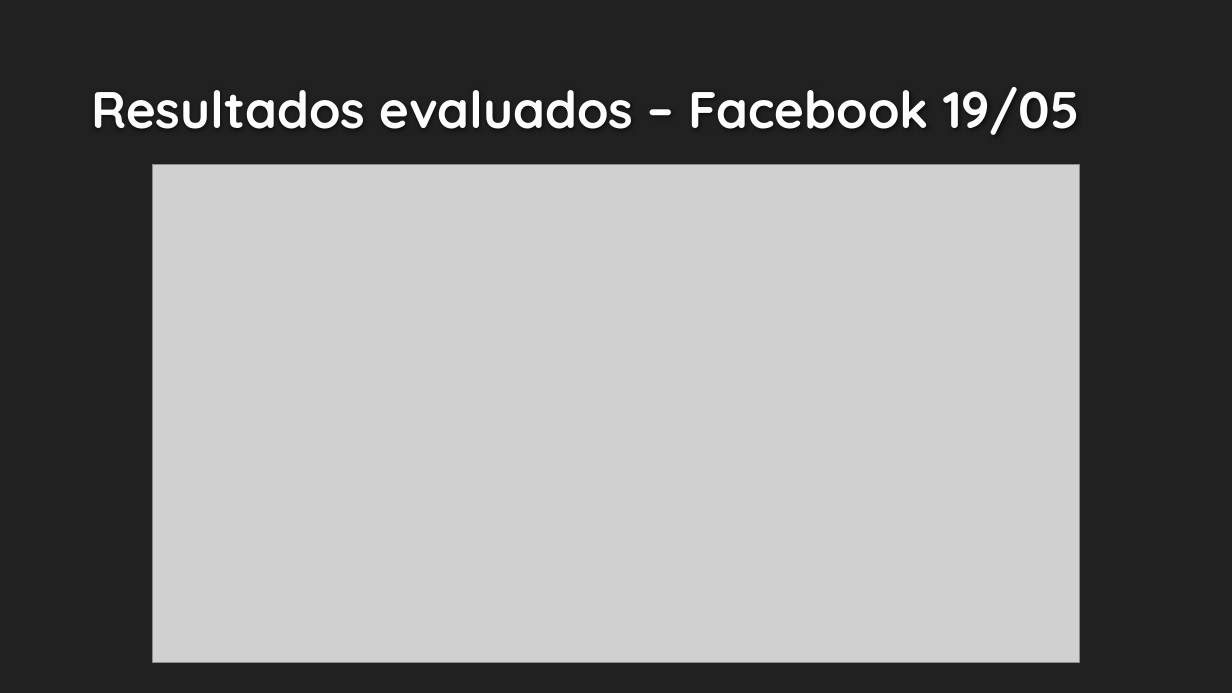
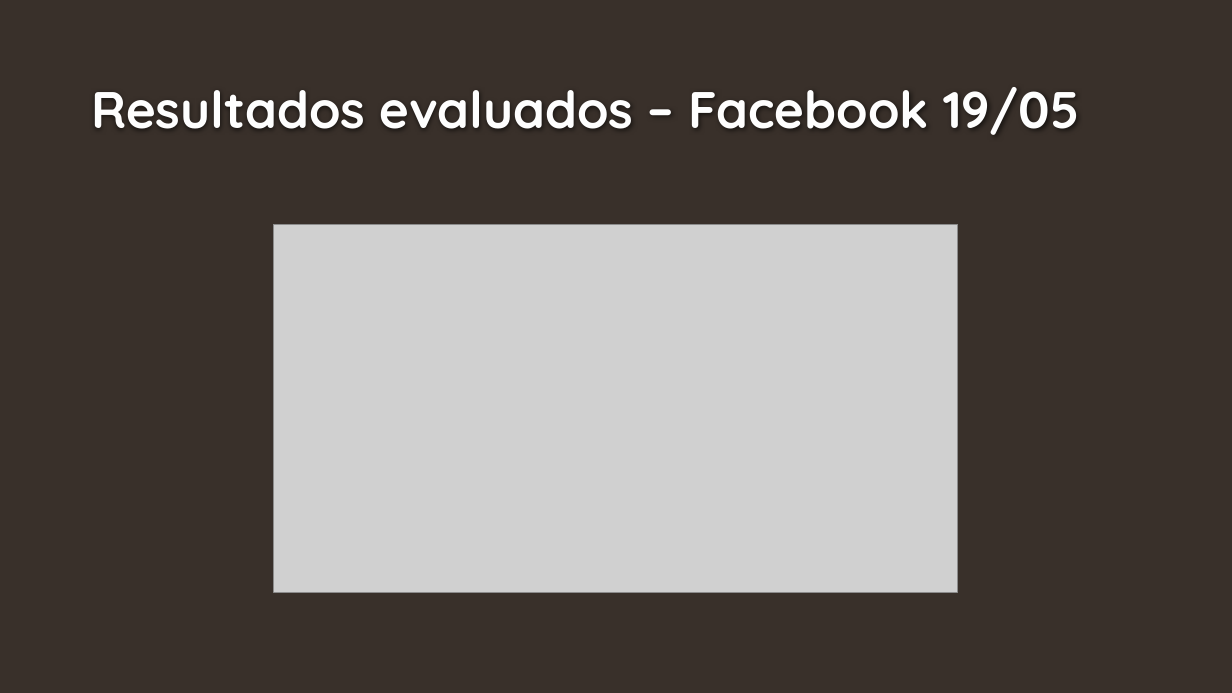
Before and after one commit to iechavarri/AppARO, a slide deck: slide 9 of Presentacion final/Kedadas.pptx. Drawn at 1232x693 pixels with LibreOffice and Linux fonts; fonts in the diff are those of the drawing; grey boxes stand for pictures; background and template pictures are left out. Boxes give left, top, right and bottom in pixels: in the first picture for what was removed or moved away, otherwise in the second. Text is boxed around its words. In the diff, an @@ line names an element or a change of style, - is before the commit and + after.

```diff
--- a/Presentacion final/Kedadas.pptx
+++ b/Presentacion final/Kedadas.pptx
@@ background #212121 to #39302A @@
@@ picture: place and size @@
-picture at (152,165,1080,663)
+picture at (274,225,958,592)
```
Also in this commit, not shown: 11 other slides changed, 6 other files.
